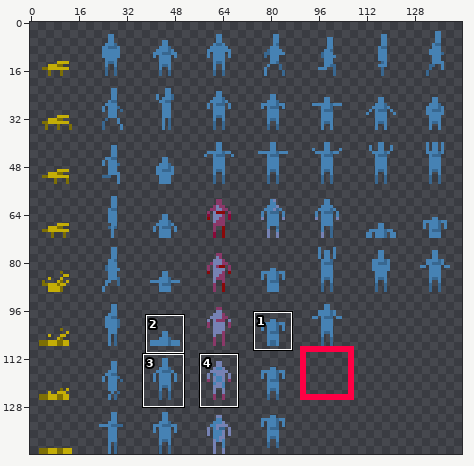
Two states of a sprite sheet, media/images/sprites.png. Above: a wide view before the commit, with the close-up outlined.
Close-up. Old version:
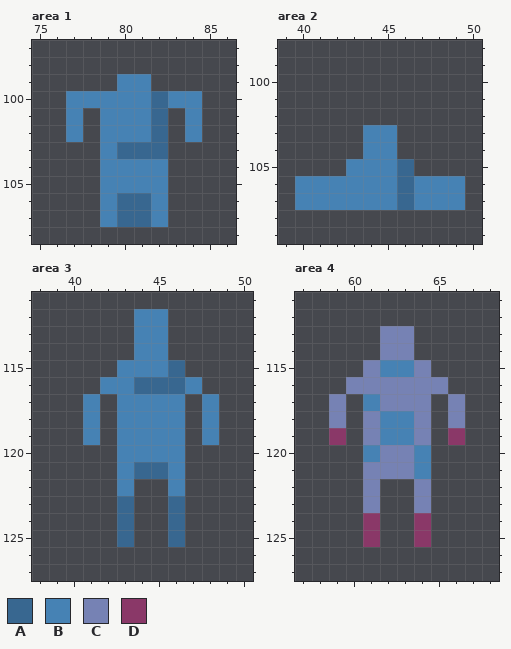
The file is 144x144 pixels. Shown: area 1: x 75..86, y 97..108; area 2: x 39..50, y 98..109; area 3: x 38..50, y 111..127; area 4: x 57..68, y 111..127. The commit also changed other parts of the picture, which this record leaves out.
Palette (. is transparent): A #386790  B #4682b4  C #7682b4  D #8a3868
Pixels before, area 1, first column x 77:
 99 ...BB...
100 BBBBBABB
101 B.BBBA.B
102 B.BBBA.B
103 ..BAAA..
104 ..BBBB..
105 ..BBBB..
106 ..BAAB..
107 ..BAAB..
Pixels before, area 2, first column x 40:
103 ....BB....
104 ....BB....
105 ...BBBA...
106 BBBBBBABBB
107 BBBBBBABBB
Pixels before, area 3, first column x 41:
112 ...BB...
113 ...BB...
114 ...BB...
115 ..BBBA..
116 .BBAAAB.
117 B.BBBB.B
118 B.BBBB.B
119 B.BBBB.B
120 ..BBBB..
121 ..BAAB..
122 ..B..B..
123 ..A..A..
124 ..A..A..
125 ..A..A..
Pixels before, area 4, first column x 59:
113 ...CC...
114 ...CC...
115 ..CBBC..
116 .CCCCCC.
117 C.BCCC.C
118 C.CBBC.C
119 D.CBBC.D
120 ..BCCB..
121 ..CCCB..
122 ..C..C..
123 ..C..C..
124 ..D..D..
125 ..D..D..
Now the later version:
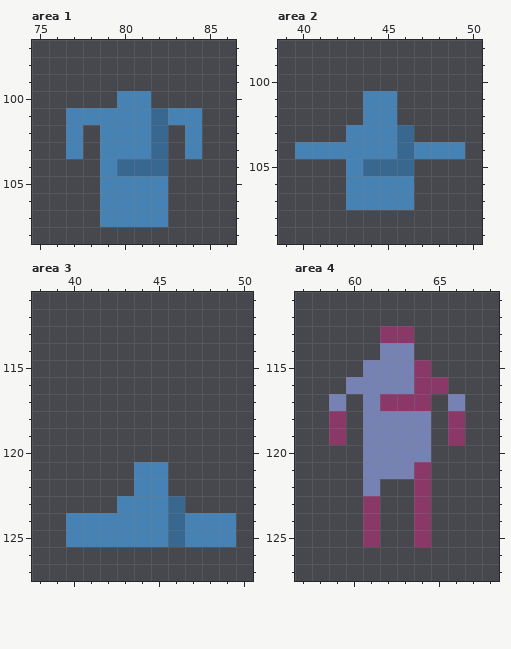
From old to new:
Area 1:
Colour B gives way to colour A in row 104 at x 80 to 82.
The edit adds colour B in row 101 at x 78 and 83; in row 103 at x 77 and 84.
Colour A gives way to colour B in row 103 at x 80 to 81; in rows 106 to 107 at x 80 to 81.
Colour A is removed in row 100 at x 82.
Colour B is removed in row 99 at x 80 to 81; in row 100 at x 77 to 79 and 83 to 84.
Area 2:
The edit adds colour A in rows 103 to 104 at x 46.
Colour B gives way to colour A in row 105 at x 44 to 45.
The edit adds colour B in rows 101 to 102 at x 44 to 45; in row 103 at x 43; in row 104 at x 40 to 43 and 47 to 49.
Colour A gives way to colour B in rows 106 to 107 at x 46.
Colour B is removed in rows 106 to 107 at x 40 to 42 and 47 to 49.
Area 3:
The edit adds colour B in rows 122 to 123 at x 44 to 45; in rows 124 to 125 at x 40 to 42, 44 to 45 and 47 to 49.
Colour A gives way to colour B in row 121 at x 44 to 45; in rows 123 to 125 at x 43.
Colour A is removed in row 115 at x 46; in row 116 at x 44 to 46.
Colour B is removed in rows 112 to 114 at x 44 to 45; in row 115 at x 43 to 45; in row 116 at x 42 to 43 and 47; in rows 117 to 119 at x 41, 43 to 46 and 48; in row 120 at x 43 to 46; in rows 121 to 122 at x 43 and 46.
Area 4:
Colour B gives way to colour C in row 115 at x 62 to 63; in row 117 at x 61; in rows 118 to 119 at x 62 to 63; in row 120 at x 61 and 64.
Colour B gives way to colour D in row 121 at x 64.
Colour C gives way to colour D in row 113 at x 62 to 63; in row 115 at x 64; in row 116 at x 64 to 65; in row 117 at x 62 to 64; in row 118 at x 59 and 66; in row 122 at x 64.
Colour C gives way to colour D in row 123 at x 61 and 64.
